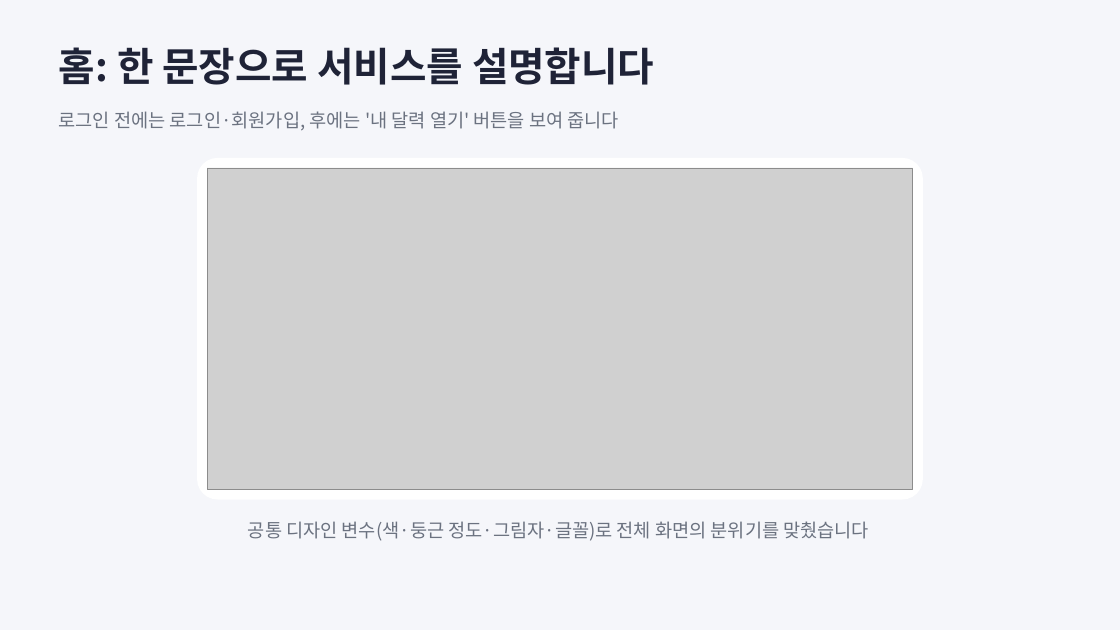
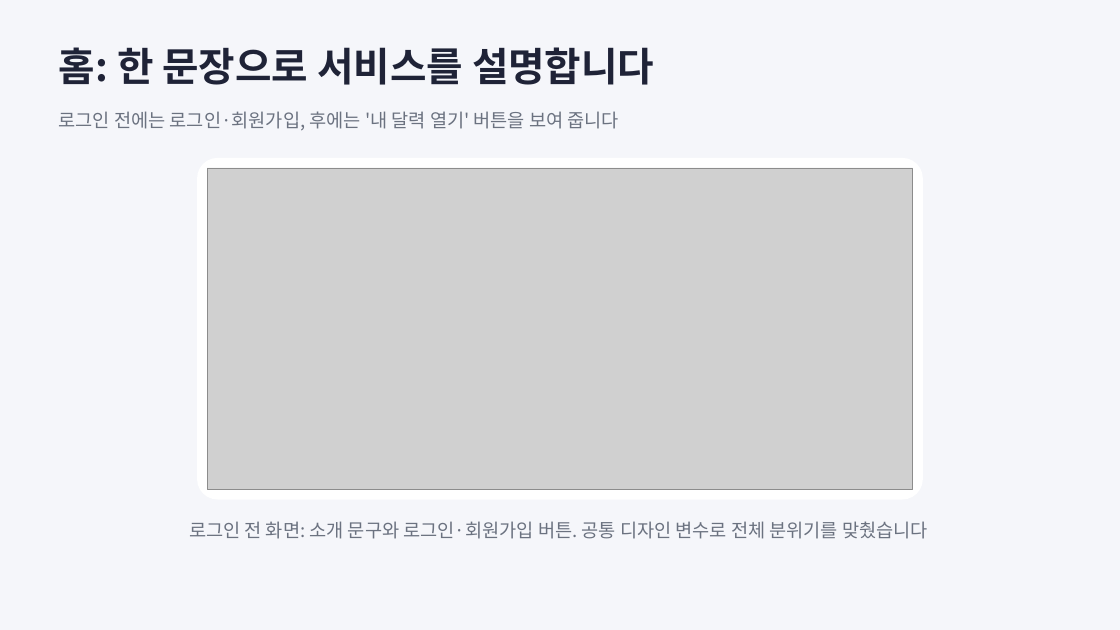
Before and after one commit to ho8566z/calendar-bot_word, a slide deck: slide 4 of ppt/개인 프로젝트.pptx. Drawn at 1120x630 pixels with LibreOffice and Linux fonts; fonts in the diff are those of the drawing; grey boxes stand for pictures. Boxes give left, top, right and bottom in pixels: in the first picture for what was removed or moved away, otherwise in the second. Text is boxed around its words. In the diff, an @@ line names an element or a change of style, - is before the commit and + after.

```diff
--- a/ppt/개인 프로젝트.pptx
+++ b/ppt/개인 프로젝트.pptx
@@ text at <box>189,521,928,539</box>: text changed @@
-공통 디자인 변수(색·둥근 정도·그림자·글꼴)로 전체 화면의 분위기를 맞췄습니다
+로그인 전 화면: 소개 문구와 로그인·회원가입 버튼. 공통 디자인 변수로 전체 분위기를 맞췄습니다
```
Also in this commit, not shown: 2 other files.
